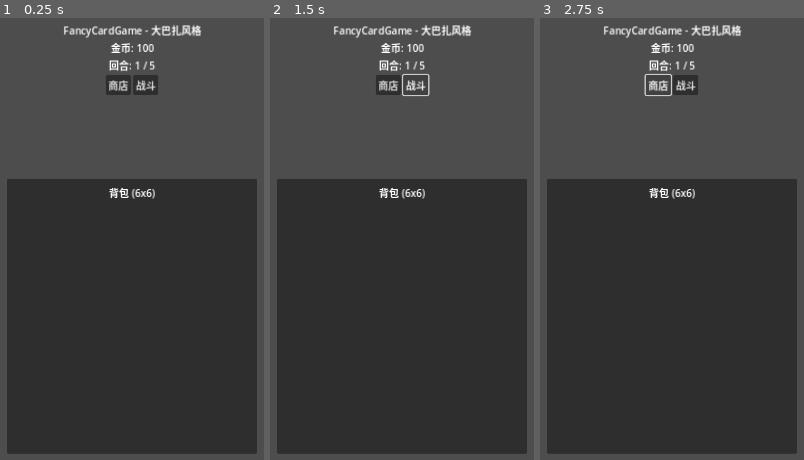
Above: before the commit, frames 1-3 (left to right).
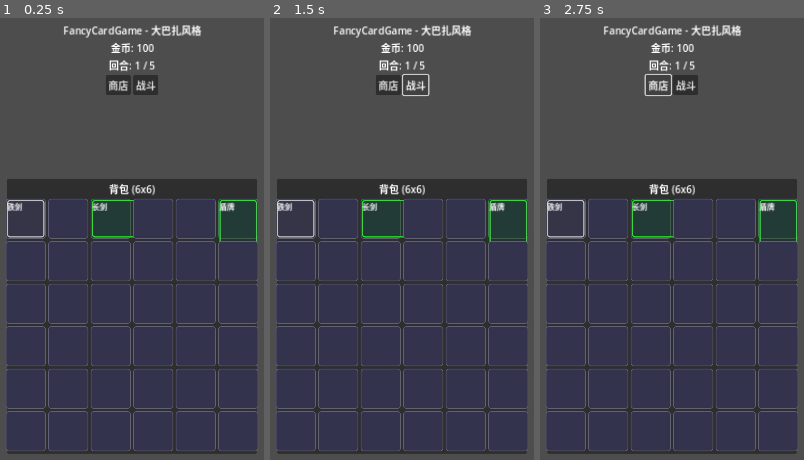
Above: after the commit, the same moments.

Repository: newhumanplan/FancyCardGame
Game: Godot game, scene res://scenes/main.tscn
Two runs of this game, one before a commit and one after it. Both use one fixed random seed, a clock stepped at 60 frames per second and the inputs below.
Inputs:
- Up to frame 1 (0.25 s): no input
- Up to frame 2 (1.5 s): click "商店" at 0.5 s; click "战斗" at 1.25 s
- Up to frame 3 (2.75 s): click "商店" at 2 s

The runs differ from the first frame. In frame 1, 47% of the frame differs, in the area x 2-98%, y 37-98%; in frame 2, 47%; in frame 3, 47%.
Error before the commit: Invalid assignment of property or key 'columns' with value of type 'int' on a base object of type 'null instance'. (res://scripts/backpack_ui.gd:33)

Commit message:
fix: 修复编译错误
- 修复 backpack_grid.gd 中的类型引用问题
- 修复 backpack_ui.gd 中的 GridContainer 路径
- 移除所有强类型注解避免循环依赖

Diff:
--- a/scripts/backpack_grid.gd
+++ b/scripts/backpack_grid.gd
@@ -38,7 +38,7 @@
 	return pos.x >= 0 and pos.x < GRID_WIDTH and pos.y >= 0 and pos.y < GRID_HEIGHT
 
 ## 检查物品是否可以放置在指定位置
-func can_place_item(item: Item, pos: Vector2i) -> bool:
+func can_place_item(item, pos: Vector2i) -> bool:
 	# 检查位置是否有效
 	for dy in range(item.size.y):
 		for dx in range(item.size.x):
@@ -50,7 +50,7 @@
 	return true
 
 ## 放置物品
-func place_item(item: Item, pos: Vector2i) -> bool:
+func place_item(item, pos: Vector2i) -> bool:
 	if not can_place_item(item, pos):
 		return false
 
@@ -106,7 +106,7 @@
 					grid[pos.y][pos.x] = i
 
 ## 获取指定位置的物品
-func get_item_at(pos: Vector2i) -> Item:
+func get_item_at(pos: Vector2i):
 	if not is_valid_position(pos):
 		return null
 	var item_index = grid[pos.y][pos.x]
--- a/scripts/backpack_ui.gd
+++ b/scripts/backpack_ui.gd
@@ -21,7 +21,7 @@
 var drag_offset: Vector2 = Vector2.ZERO
 
 ## 格子容器
-@onready var grid_container: GridContainer = $GridContainer
+@onready var grid_container: GridContainer = $Panel/VBox/GridContainer
 
 func _ready() -> void:
 	backpack = BackpackGridClass.new()
